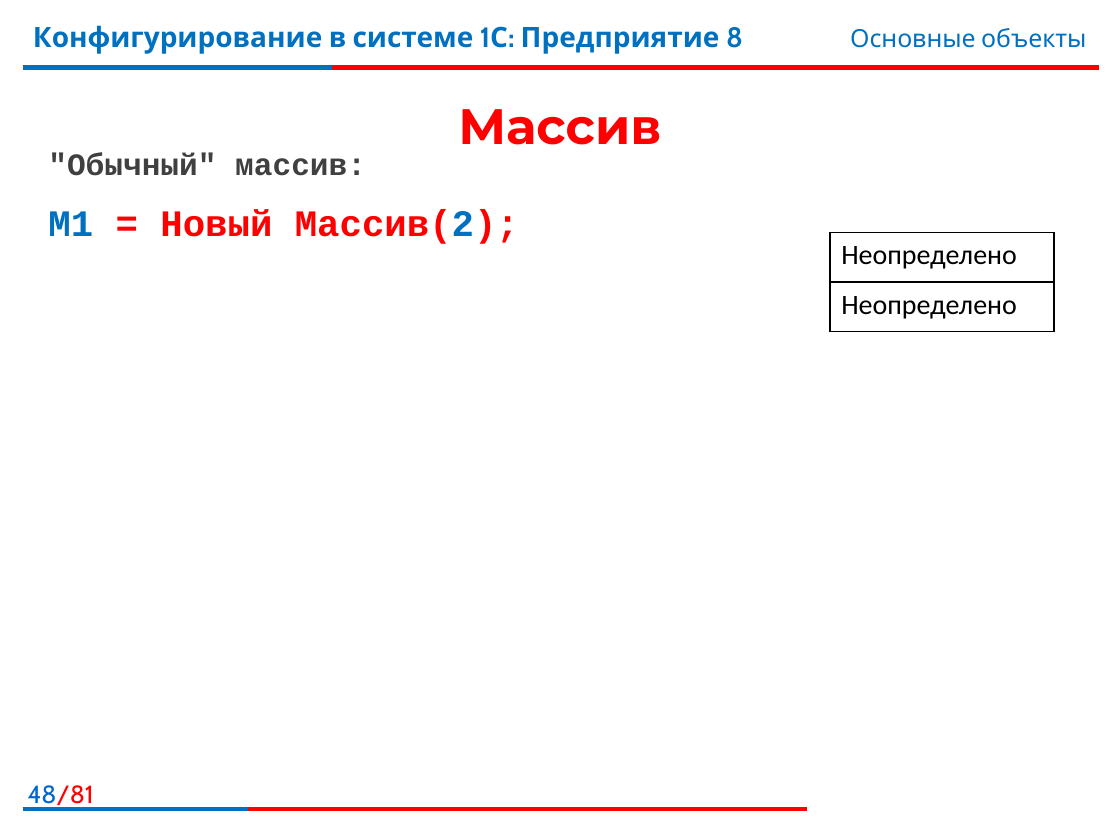
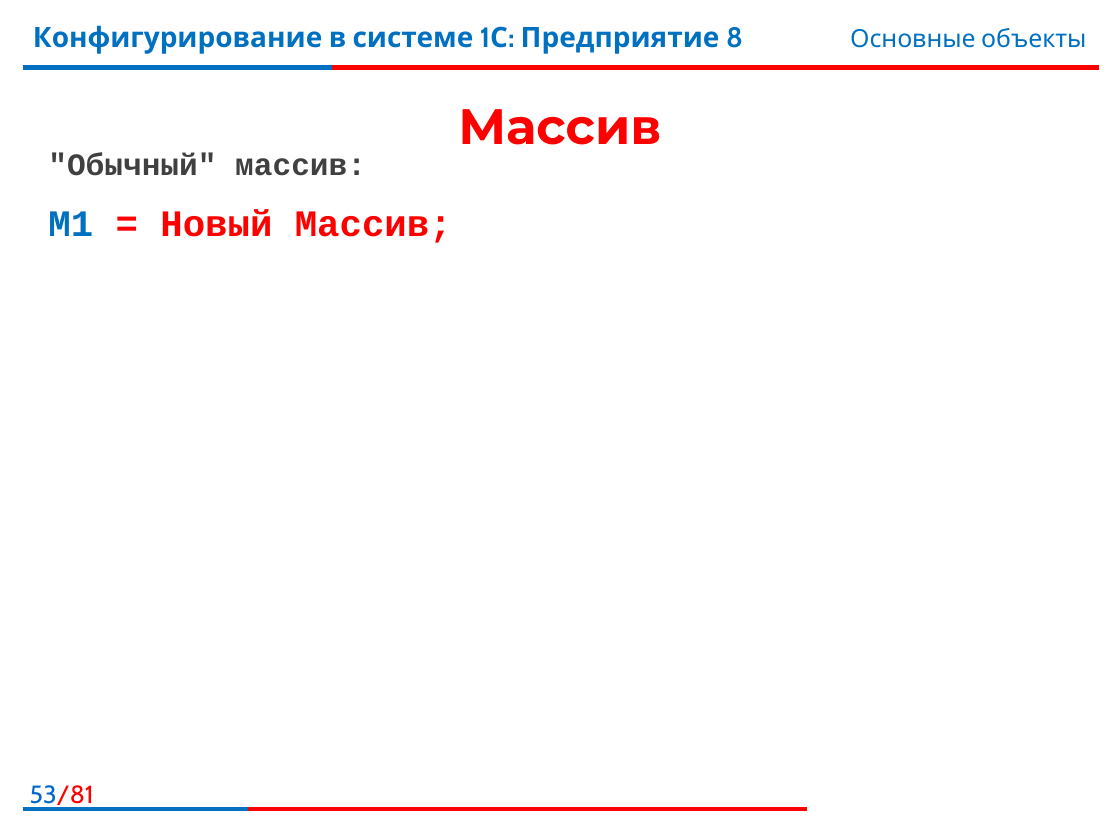
Before and after one commit to bestteacher-1c/documents_compl_kurs, a slide deck: slide 53 of Занятие_03/Иллюстрации3.pptx (slide 48 before the commit). Drawn at 1120x840 pixels with LibreOffice and Linux fonts; fonts in the diff are those of the drawing; background and template pictures are left out. Boxes give left, top, right and bottom in pixels: in the first picture for what was removed or moved away, otherwise in the second. Text is boxed around its words. In the diff, an @@ line names an element or a change of style, - is before the commit and + after.

```diff
--- a/Занятие_03/Иллюстрации3.pptx
+++ b/Занятие_03/Иллюстрации3.pptx
@@ text at <box>48,209,452,243</box>: text changed @@
-М1 = Новый Массив(2);
+М1 = Новый Массив;
@@ table removed at <box>830,233,1054,333</box>, 2 rows, 1 columns @@
-Неопределено
-Неопределено
@@ page number at <box>30,785,94,808</box>: text changed @@
-48/81
+53/81
```
Also in this commit, not shown: 4 other slides changed, 1 slide added, 9 other files.
